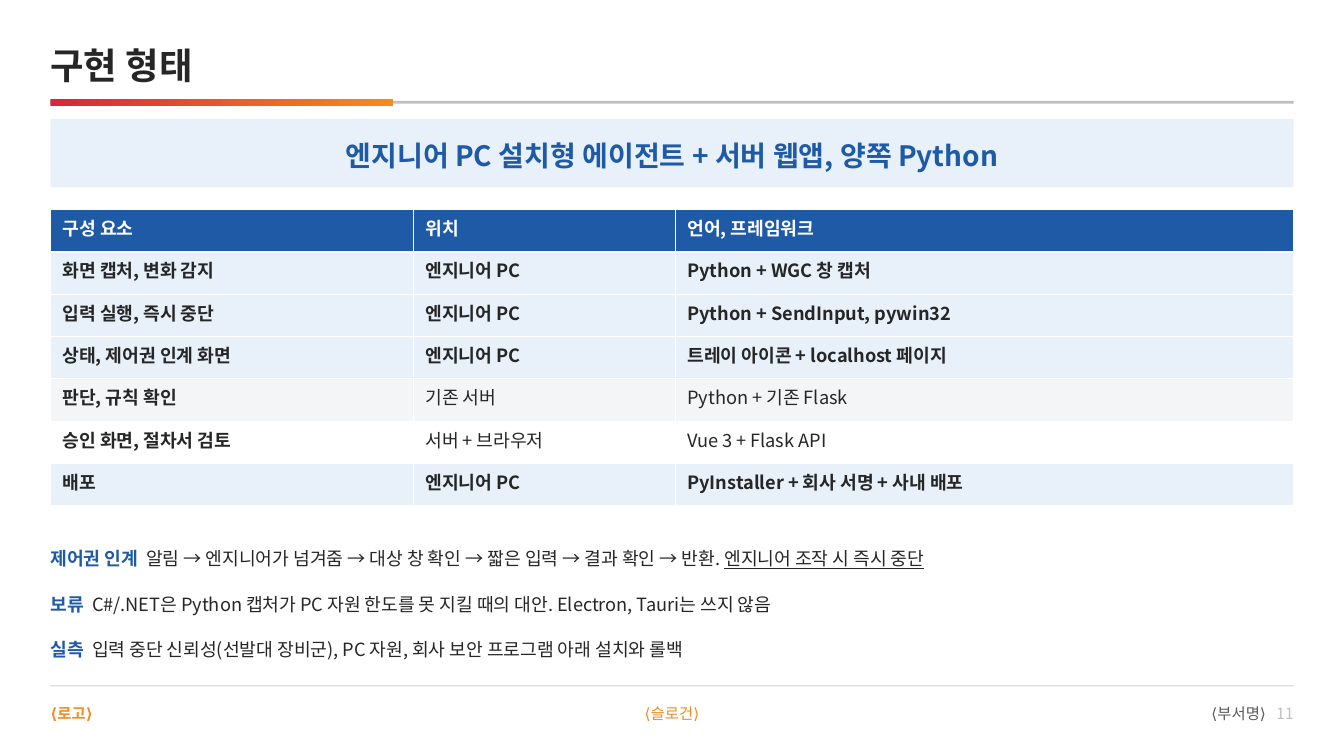
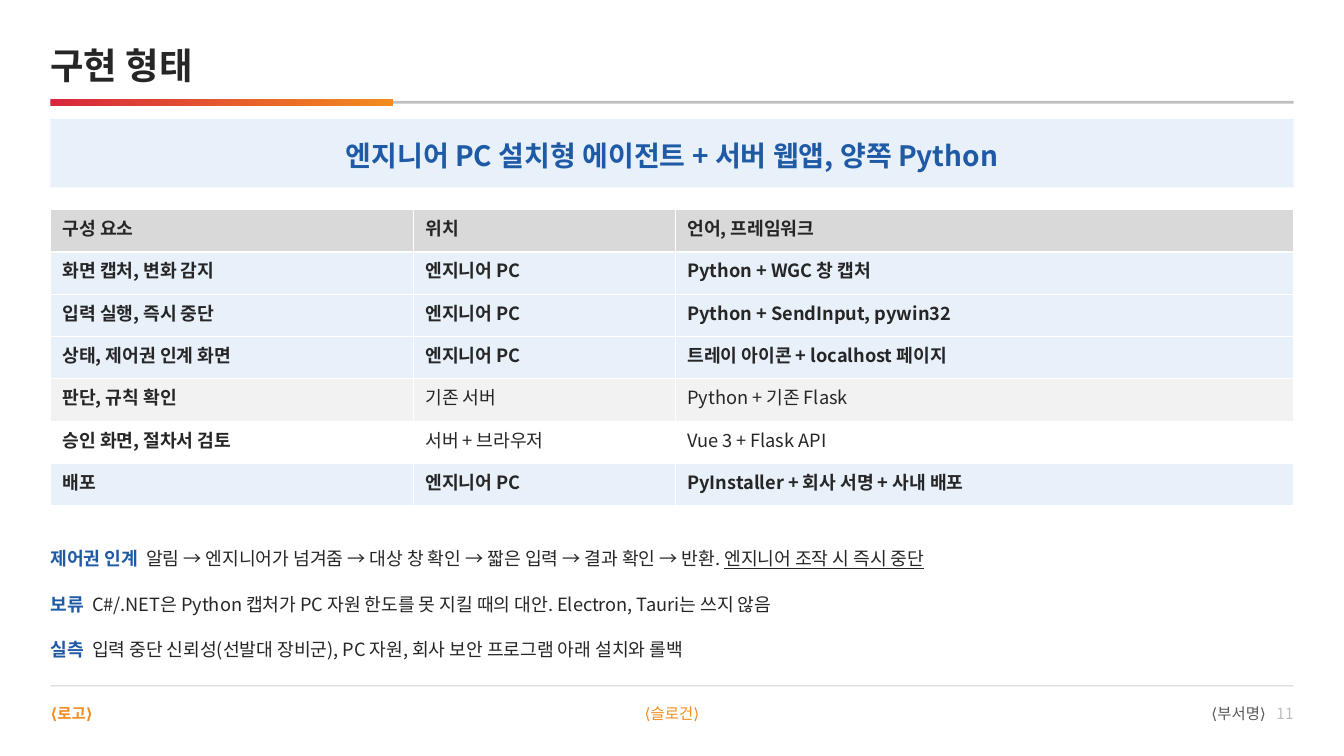
Before and after one commit to DarrenKoi/pm_notes, a slide deck: slide 11 of my-task/arc-tf/deliverables/arc-tf-team-full.pptx. Drawn at 1344x756 pixels with LibreOffice and Linux fonts; fonts in the diff are those of the drawing. Boxes give left, top, right and bottom in pixels: in the first picture for what was removed or moved away, otherwise in the second. Text is boxed around its words. In the diff, an @@ line names an element or a change of style, - is before the commit and + after.

```diff
--- a/my-task/arc-tf/deliverables/arc-tf-team-full.pptx
+++ b/my-task/arc-tf/deliverables/arc-tf-team-full.pptx
@@ table at bbox=[50, 210, 1294, 506] @@
@@ fill #1F5AA6 to #D9D9D9 in row 1 @@
@@ fill #F4F5F7 to #F2F2F2 in row 5 @@
@@ text colour #FFFFFF to #262626 in "구성 요소", "위치", "언어, 프레임워크" @@
```
Also in this commit, not shown: 14 other slides changed, 3 other files.
